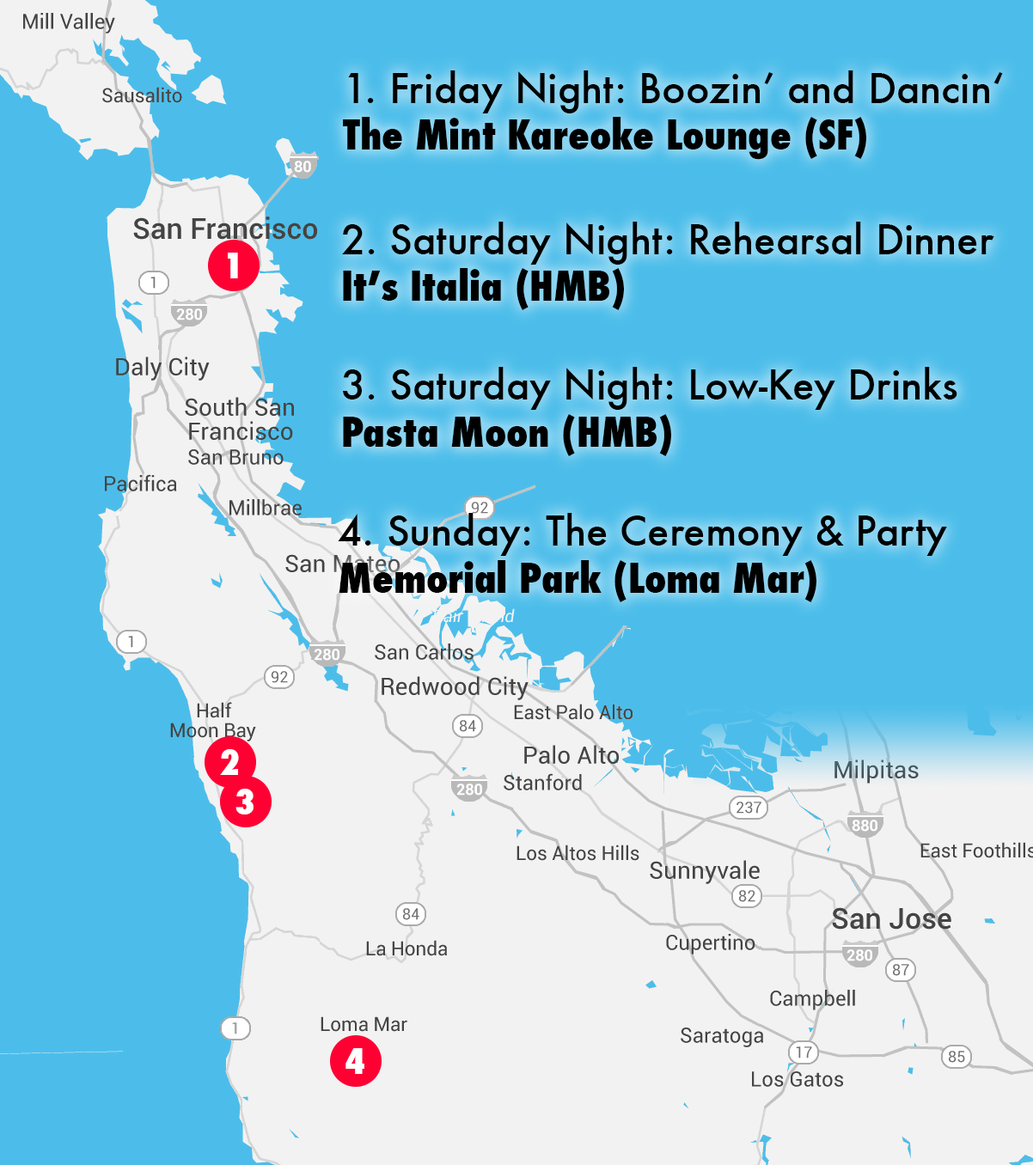
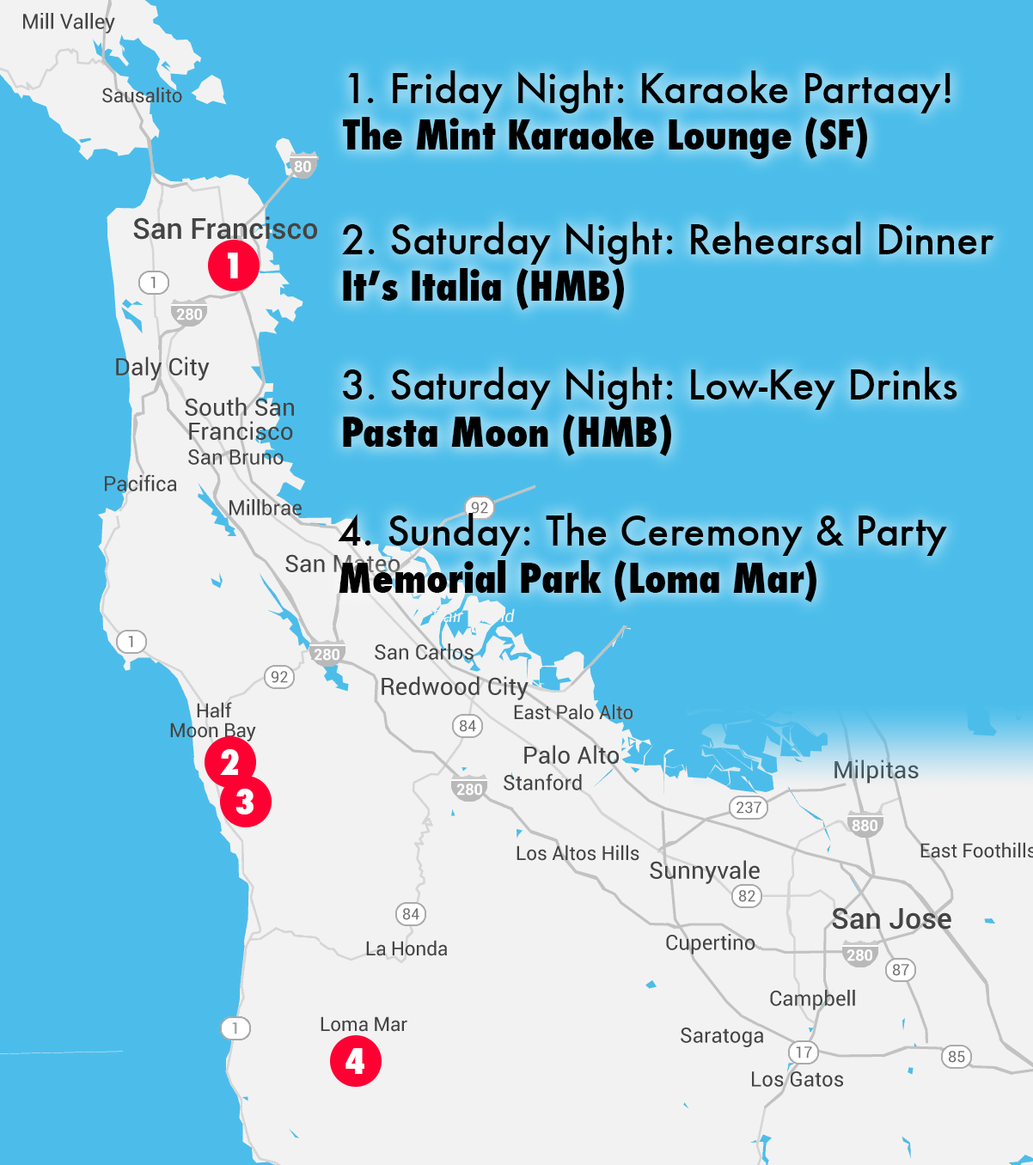
Comparing the layer stacks of the two w=1033, h=1165 images. Changes:
renamed "1. Friday Night: Boozin’ and Dancin‘ The Mint Kareoke Lounge (S" to "1. Friday Night: Karaoke Partaay! The Mint Karaoke Lounge (SF)", painted on it over (564, 70, 1003, 160)
